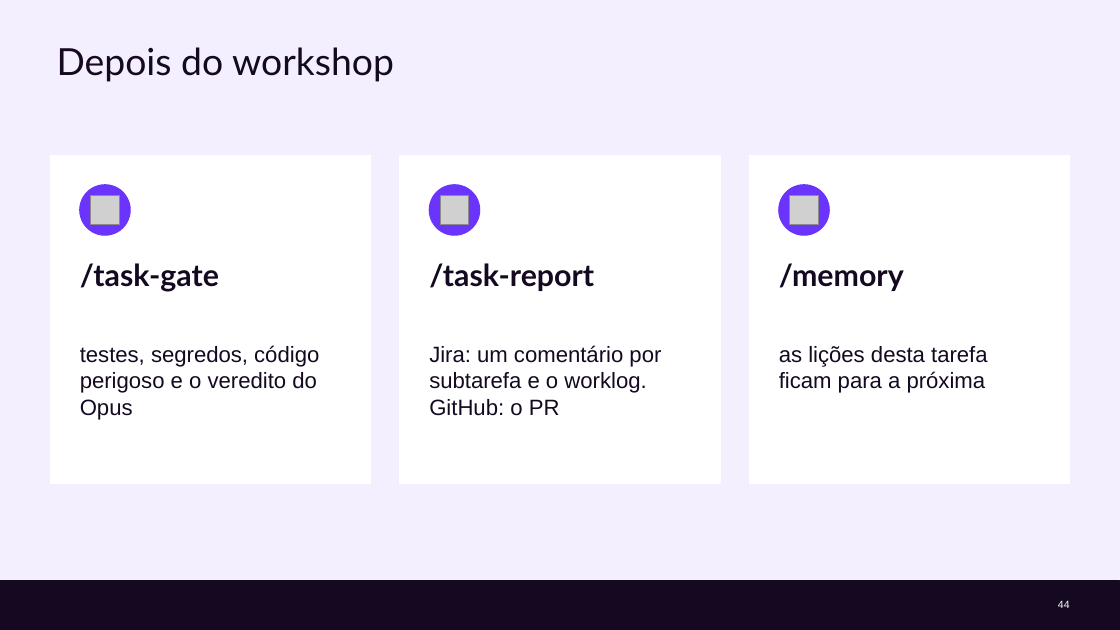
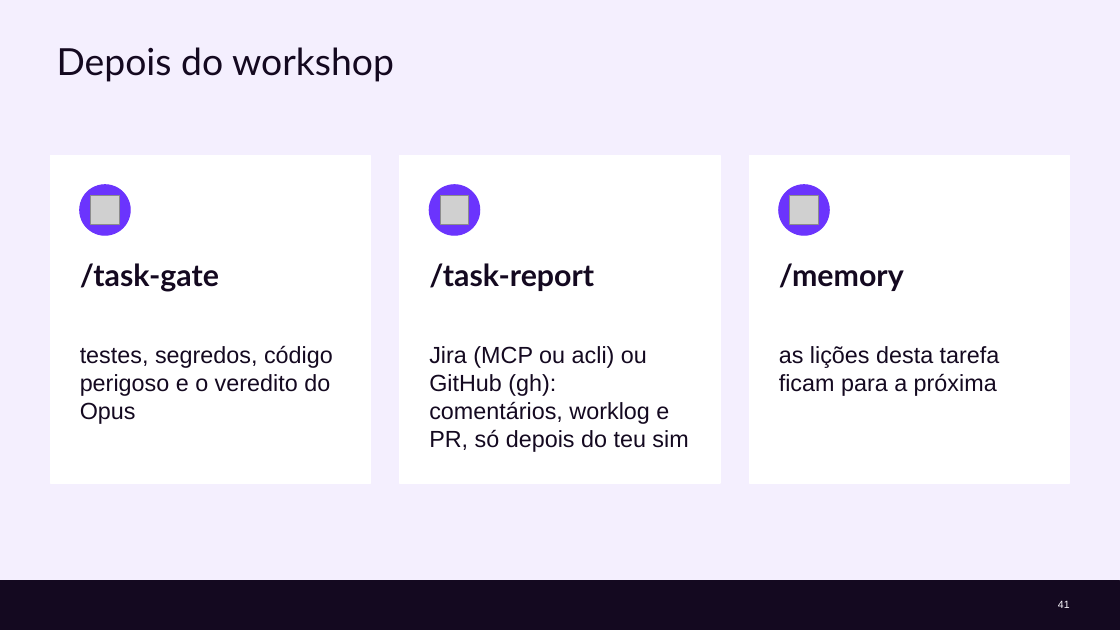
Before and after one commit to cx-guilherme-pinto/workshop-claude, a slide deck: slide 41 of slides/workshop.pptx (slide 44 before the commit). Drawn at 1120x630 pixels with LibreOffice and Linux fonts; fonts in the diff are those of the drawing; grey boxes stand for pictures; background and template pictures are left out. Boxes give left, top, right and bottom in pixels: in the first picture for what was removed or moved away, otherwise in the second. Text is boxed around its words. In the diff, an @@ line names an element or a change of style, - is before the commit and + after.

```diff
--- a/slides/workshop.pptx
+++ b/slides/workshop.pptx
@@ text "testes, segredos, código perigoso e ..." at (80, 345, 333, 424): size 19 to 20 pt @@
@@ text at (429, 346, 688, 452): text changed; size 19 to 20 pt @@
-Jira: um comentário por subtarefa e o worklog. GitHub: o PR
+Jira (MCP ou acli) ou GitHub (gh): comentários, worklog e PR, só depois do teu sim
@@ text "as lições desta tarefa ficam ..." at (779, 346, 1000, 396): size 19 to 20 pt @@
@@ page number at (1058, 600, 1070, 608): text changed @@
-44
+41
```
Also in this commit, not shown: 29 other slides changed, 4 slides added, 7 slides removed, 11 other files.
